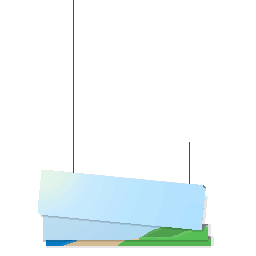
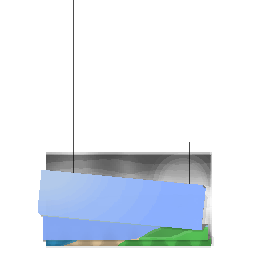
Before/after of a 256 x 256 layered artwork. What changed in the layer stack:
added layer "Layer 4" above "Dark2" over <box>46,194,212,246</box>
added layer "Layer 6" (50%) above "Layer 1 copy 2" over <box>38,170,162,225</box>
added layer "Layer 1 copy 2" above "Layer 1 copy" over <box>38,170,211,246</box>
added layer "Layer 5 copy" (80%) above "Layer 5" over <box>44,152,212,246</box>
added layer "Layer 5" above "Layer 2" over <box>44,152,212,246</box>
